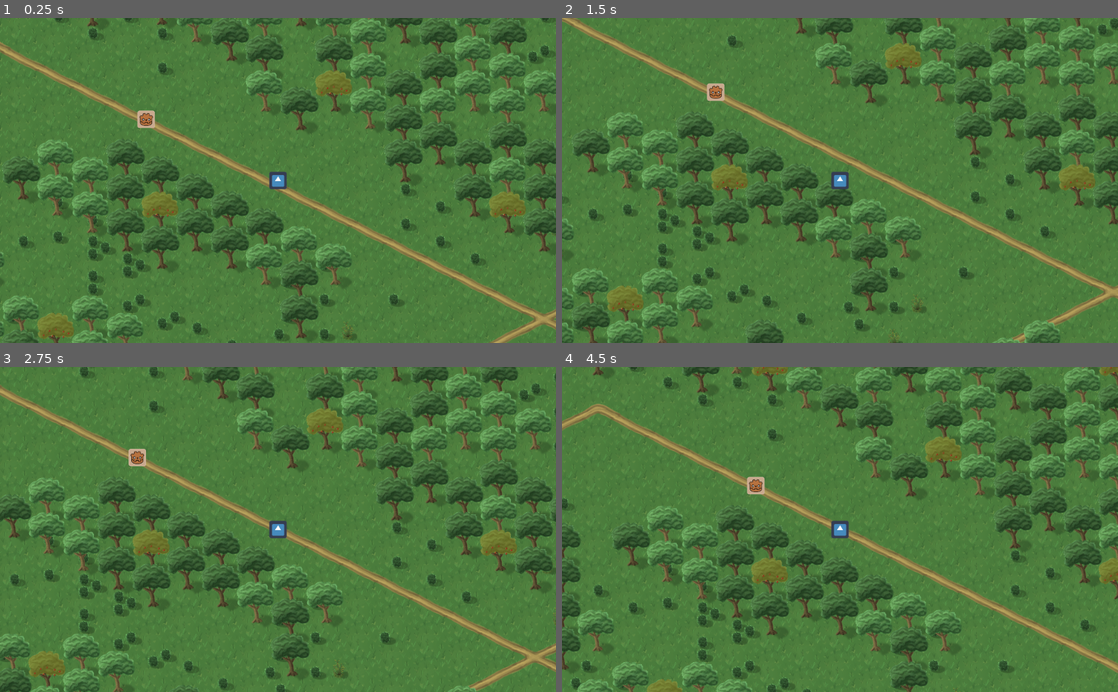
Above: before the commit, frames 1-4 (two rows, left to right).
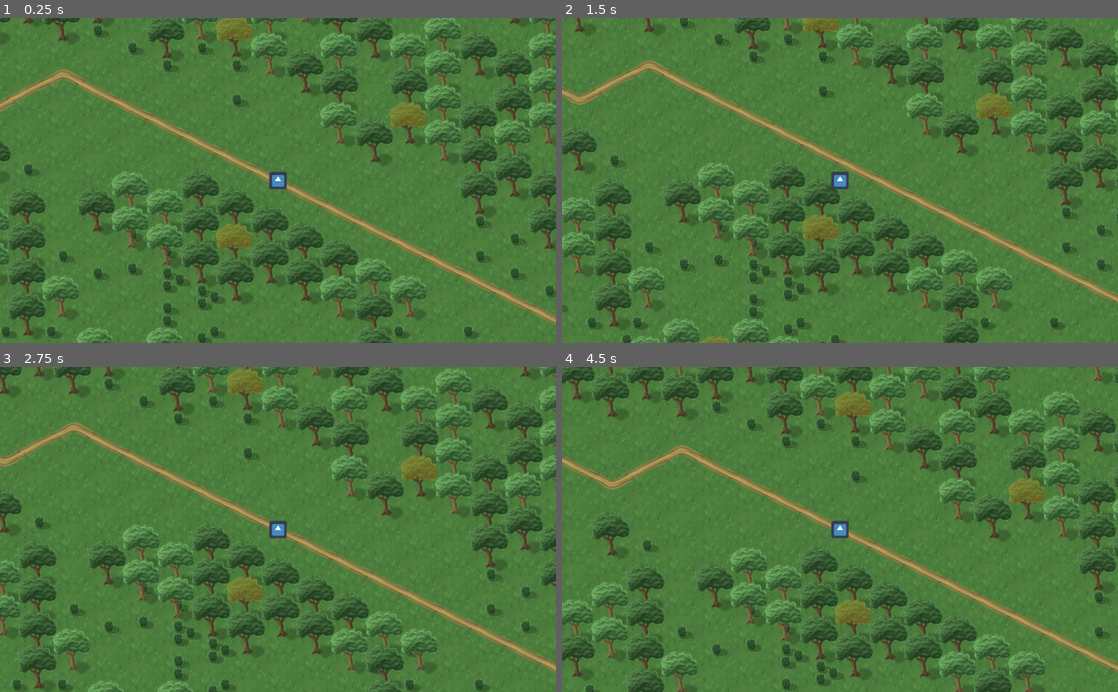
Above: after the commit, the same moments.

Repository: drxwat/goblins-game-gd
Game: Godot game, scene res://global_map.tscn
The game is run twice, just before and just after one commit, with the same random seed, the same clock (stepped at 60 frames per second) and the same inputs. The engine's default icon, where the game draws it, is replaced by a stand-in: a white triangle on a blue panel in a dark square.
Inputs (mouse positions are in pixels of both pictures, inside the frame that each line leads up to):
- Up to frame 1 (0.25 s): no input
- Up to frame 2 (1.5 s): tap Enter at 0.5 s; move the mouse to (812, 245) at 0.52 s; click (812, 245) at 0.67 s; move the mouse to (1006, 229) at 1.27 s; click (1006, 229) at 1.42 s
- Up to frame 3 (2.75 s): move the mouse to (111, 480) at 2.02 s; click (111, 480) at 2.17 s
- Up to frame 4 (4.5 s): move the mouse to (867, 529) at 2.77 s; click (867, 529) at 2.92 s; tap Space at 3.5 s; move the mouse to (756, 448) at 3.52 s; click (756, 448) at 3.67 s; move the mouse to (962, 513) at 4.27 s; click (962, 513) at 4.42 s

The runs differ from the first frame. In frame 1, 32% of the frame differs, in the area x 0-100%, y 0-100%; in frame 2, 34%; in frame 3, 33%; in frame 4, 35%.
Error in both runs: Trying to assign value of type 'Node2D' to a variable of type 'TileMap'. (res://scripts/root.gd:5)

Commit message:
hiding enemy uot of view area

Diff:
--- a/global_map.tscn
+++ b/global_map.tscn
@@ -98,9 +98,9 @@
 [node name="Units" type="Node2D" parent="."]
 
 [node name="Enemy" parent="Units" instance=ExtResource( 11 )]
-position = Vector2( -1850.88, -868.143 )
+position = Vector2( -2986.41, -1184.15 )
 base_speed = 600.0
 _aim_node_path = NodePath("../../Player")
 
 [node name="Player" parent="." instance=ExtResource( 4 )]
-position = Vector2( -1365.4, -642.721 )
+position = Vector2( -1639.73, -760.789 )
--- a/scene_objects/Enemy.tscn
+++ b/scene_objects/Enemy.tscn
@@ -6,16 +6,29 @@
 [sub_resource type="CircleShape2D" id=1]
 radius = 350.0
 
+[sub_resource type="CircleShape2D" id=2]
+radius = 1000.0
+
 [node name="Enemy" type="Node2D"]
 script = ExtResource( 2 )
 
 [node name="Sprite" type="Sprite" parent="."]
 texture = ExtResource( 1 )
 
-[node name="Area2D" type="Area2D" parent="."]
+[node name="Tween" type="Tween" parent="."]
+
+[node name="GuardArea" type="Area2D" parent="."]
 collision_layer = 2
 
-[node name="CollisionShape2D" type="CollisionShape2D" parent="Area2D"]
+[node name="CollisionShape2D" type="CollisionShape2D" parent="GuardArea"]
 shape = SubResource( 1 )
-[connection signal="body_shape_entered" from="Area2D" to="." method="_on_Area2D_body_shape_entered"]
-[connection signal="body_shape_exited" from="Area2D" to="." method="_on_Area2D_body_shape_exited"]
+
+[node name="VisibilityArea" type="Area2D" parent="."]
+collision_layer = 2
+
+[node name="CollisionShape2D" type="CollisionShape2D" parent="VisibilityArea"]
+shape = SubResource( 2 )
+[connection signal="body_shape_entered" from="GuardArea" to="." method="_on_GuardArea_body_shape_entered"]
+[connection signal="body_shape_exited" from="GuardArea" to="." method="_on_GuardArea_body_shape_exited"]
+[connection signal="body_entered" from="VisibilityArea" to="." method="_on_VisibilityArea_body_entered"]
+[connection signal="body_exited" from="VisibilityArea" to="." method="_on_VisibilityArea_body_exited"]
--- a/scripts/units/enemy.gd
+++ b/scripts/units/enemy.gd
@@ -2,50 +2,73 @@
 
 export (NodePath) var _aim_node_path
 export (float) var guard_radius = 350
-export (float) var guard_radius_hunt_multiplier = 1.5
+export (float) var guard_radius_hunt_multiplier = 1.3
 
 var _aim: Node2D
 var _follow_aim: bool = false
-
-var _idle_shape: CircleShape2D
-var _hunt_shape: CircleShape2D
-var _collision_shape: CollisionShape2D
-
+var _guard_area: CollisionShape2D
+var _visible = false
+var _sprite: Sprite
+var _tween: Tween
 
 func _on_ready():
-	_idle_shape = CircleShape2D.new()
-	_idle_shape.radius = guard_radius
-
-	_hunt_shape = CircleShape2D.new()
-	_hunt_shape.radius = guard_radius * guard_radius_hunt_multiplier
-
-	_collision_shape = get_node("Area2D/CollisionShape2D")
-	_collision_shape.shape = _idle_shape
+	_guard_area = get_node("GuardArea/CollisionShape2D")
+	_guard_area.shape.radius = guard_radius
 
 	if _aim_node_path:
 		_aim = get_node(_aim_node_path)
+
+	_sprite = get_node("Sprite")
+	_tween = get_node("Tween")
+	apply_visibility()
 	._on_ready()
 
 
 func _on_process(delta):
+#	if _visible and _sprite.
+	# Iterpolate modulate with Tween
 	if _aim and _follow_aim:
 		set_target(_aim.global_position)
 	._on_process(delta)
 
 
-func _on_Area2D_body_shape_entered(_body_id, _body, _body_shape, _area_shape):
+func apply_visibility() -> void:
+	if (_tween.is_active()):
+		# warning-ignore:return_value_discarded
+		_tween.stop_all()
+	# warning-ignore:return_value_discarded
+	_tween.interpolate_property(
+		_sprite, "modulate",
+		_sprite.modulate, # from
+		Color(1, 1, 1, 1 if _visible else 0), # to
+		0.5, Tween.TRANS_LINEAR, Tween.EASE_IN_OUT
+		)
+	# warning-ignore:return_value_discarded
+	_tween.start()
+
+
+func _on_GuardArea_body_shape_entered(_body_id, _body, _body_shape, _area_shape):
 	if _follow_aim:
 		return
 
-	_collision_shape.shape = _hunt_shape
+	_guard_area.shape.radius *=  guard_radius_hunt_multiplier
 	_follow_aim = true
-	set_process(true)
 
 
-func _on_Area2D_body_shape_exited(_body_id, _body, _body_shape, _area_shape):
+func _on_GuardArea_body_shape_exited(_body_id, _body, _body_shape, _area_shape):
 	if not _follow_aim:
 		return
 
-	_collision_shape.shape = _idle_shape
+	_guard_area.shape.radius /=  guard_radius_hunt_multiplier
 	_follow_aim = false
-	set_process(false)
+	stop_moving()
+
+
+func _on_VisibilityArea_body_entered(_body):
+	_visible = true
+	apply_visibility()
+
+
+func _on_VisibilityArea_body_exited(_body):
+	_visible = false
+	apply_visibility()
--- a/scripts/units/unit.gd
+++ b/scripts/units/unit.gd
@@ -22,11 +22,20 @@
 
 
 func _on_ready():
-	set_process(false)
+	pass
 
 
 func _on_process(delta):
-	move_along_path(delta)
+	if is_moving():
+		move_along_path(delta)
+
+
+func is_moving() -> bool:
+	return _path and _path.size() > 0
+
+
+func stop_moving():
+	set_target(global_position)
 
 
 # Sets target Vector2 point to go to
@@ -65,7 +74,6 @@
 			break
 		elif current_distance < 0.0:
 			position = _path[0]
-			set_process(false)
 			break
 		remaining_time -= distance_to_next / current_speed
 		start_point = _path[0]
@@ -76,9 +84,6 @@
 func set_path(path: PoolVector2Array, weights: PoolRealArray) -> void:
 	_path = path
 	_path_weights = weights
-	if _path.size() == 0:
-		return
-	set_process(true)
 
 
 # Adjusts path points from the center of the tile to it's border towards next tile
Not shown: 1 places in scene_objects/Enemy.tscn that only renumber resources
